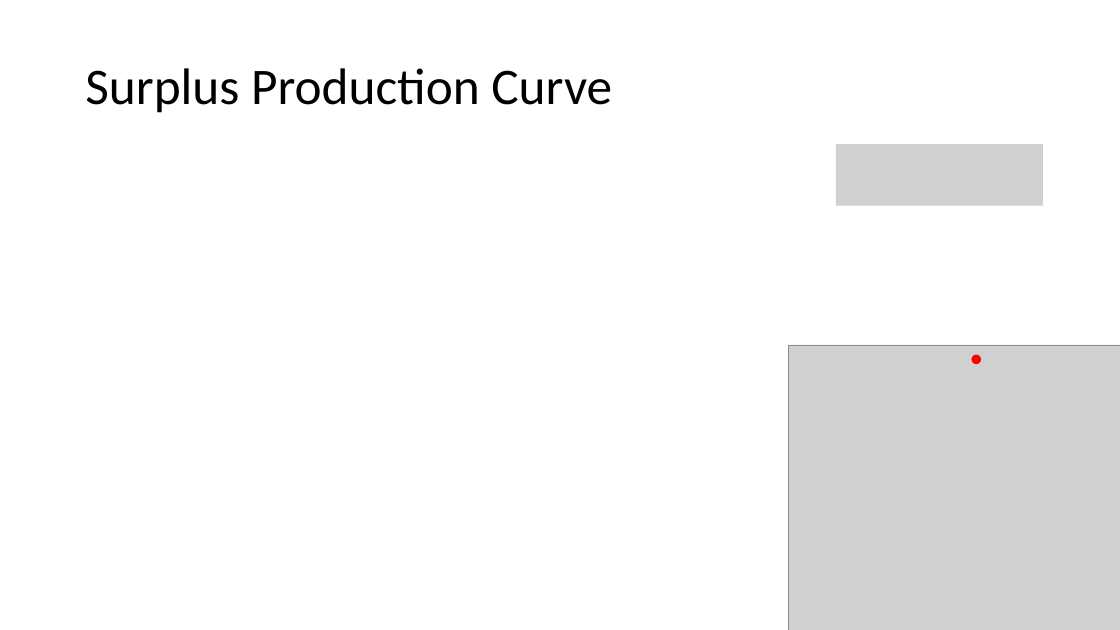
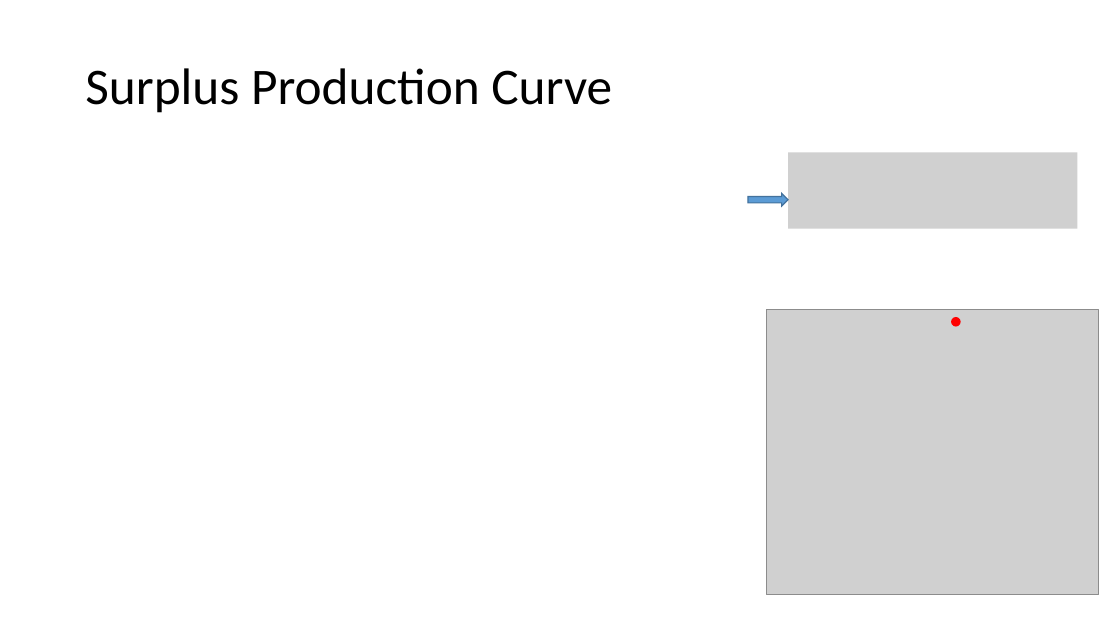
Before and after one commit to TESA-workshops/Ref-Pt-101, a slide deck: slide 29 of RefPt101_221110tb.pptx. Drawn at 1120x630 pixels with LibreOffice and Linux fonts; fonts in the diff are those of the drawing; grey boxes stand for pictures. Boxes give left, top, right and bottom in pixels: in the first picture for what was removed or moved away, otherwise in the second. Text is boxed around its words. In the diff, an @@ line names an element or a change of style, - is before the commit and + after.

```diff
--- a/RefPt101_221110tb.pptx
+++ b/RefPt101_221110tb.pptx
@@ picture resized from (x1=836, y1=144, x2=1043, y2=205) to (x1=788, y1=152, x2=1077, y2=229) @@
@@ right arrow added at (x1=748, y1=193, x2=788, y2=206), fill #5B9BD5, outline #43739E 1 pt @@
@@ picture moved from (x1=788, y1=345, x2=1120, y2=630) to (x1=767, y1=309, x2=1099, y2=595) @@
@@ ellipse moved from (x1=972, y1=355, x2=981, y2=364) to (x1=952, y1=318, x2=960, y2=326) @@
```
Also in this commit, not shown: 14 other slides changed.
